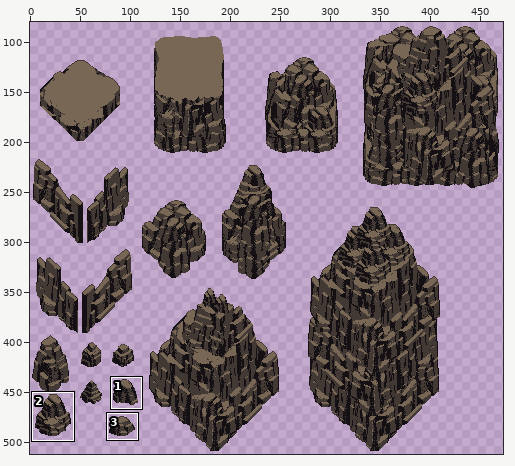
Pixel-art file: Assets/Art/Tilesets/Rocks.aseprite. The picture above shows the old version from afar; the outline marks the close-up.
Close-up. First the earlier version:
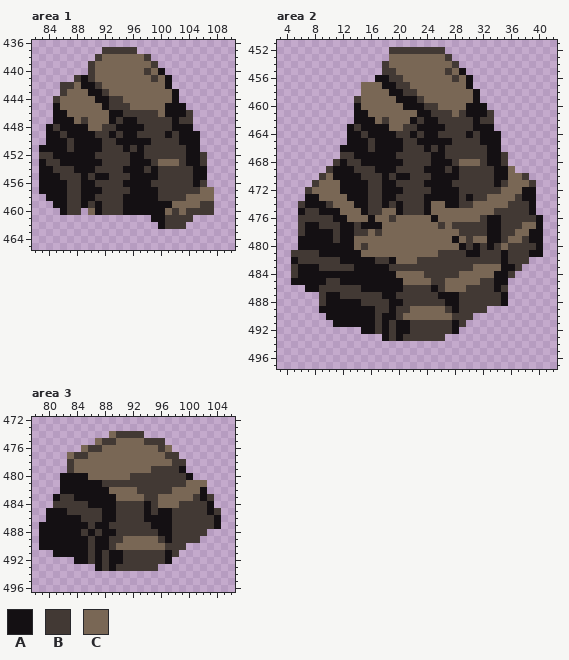
512x512 pixels, 1 frame. Shown: area 1: x 82..110, y 436..465; area 2: x 3..42, y 451..497; area 3: x 78..106, y 472..496. The wide view leaves out empty margins. The commit also changed other parts of the picture, which this record leaves out.
Palette (. is transparent): A #141013  B #423934  C #796755
Now the later version:
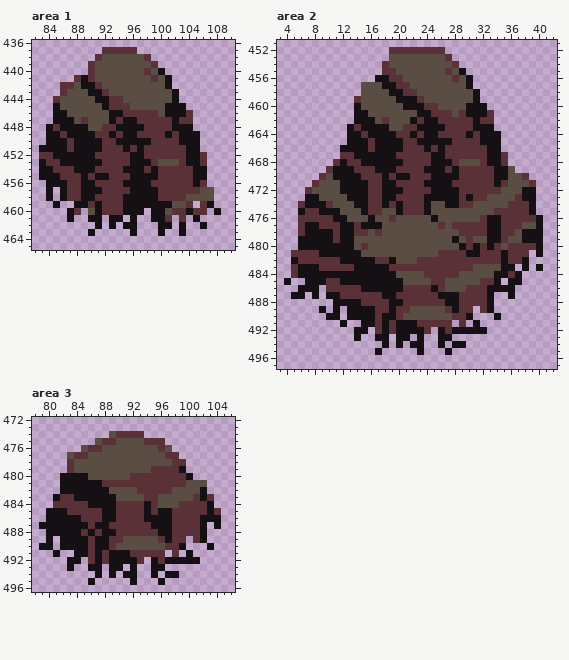
From old to new:
colour B: #423934 -> #5b3138
colour C: #796755 -> #5a4e44
Changed rows in their new state; - is a pixel that keeps its letter.
Area 1:
first column x 83:
456 .-------------------------
457 .-.-----------------------
458 --.-----------------------
459 ---..A---------------B.-A-
460 ---.A----------.----BA--.A
461 ----A--AA-AA-A-----.-.A---
462 --------A-A-AA----A.A--A--
463 -------A-----A---A--A-----
Area 2:
first column x 4:
478 ----------------------------------A--
479 ----------------------------------A--
481 -----------------------------------.-
482 ----------------------------------A--
483 ---------------------------------.A-A
484 ---------------------------------A---
485 A..----------------------------.AA---
486 --A--.-----------------------A-AA----
487 -AA-A.-----------------------A..A----
488 -----..----------------------A..-----
489 ------.-.------------------.-A-------
490 --------.-----------------A---A------
491 -------.-..-------A-----.--A---------
492 ----------A-.-----AA-.A--AAAA--------
493 ----------A--A-.-A.A..AA-------------
494 --------------A-A-AA--A-AA-----------
495 -------------A-----A---A-------------
Area 3:
first column x 79:
486 -----------------------AA
487 -----------------------A.
488 .----------------------A-
489 .-.------------------.-A-
490 --.-----------------A---A
491 ---..-------A-----.--A---
492 ----A-.-----AA-.A--AAAA--
493 ----A--A-.-A.A..AA-------
494 --------A-A-AA--A-AA-----
495 -------A-----A---A-------
Boxes around the changes in both close-ups, in picture pixels (x1, y1, x2, y2):
changed: (39, 47, 221, 236)
changed: (284, 47, 543, 355)
changed: (39, 431, 221, 585)
